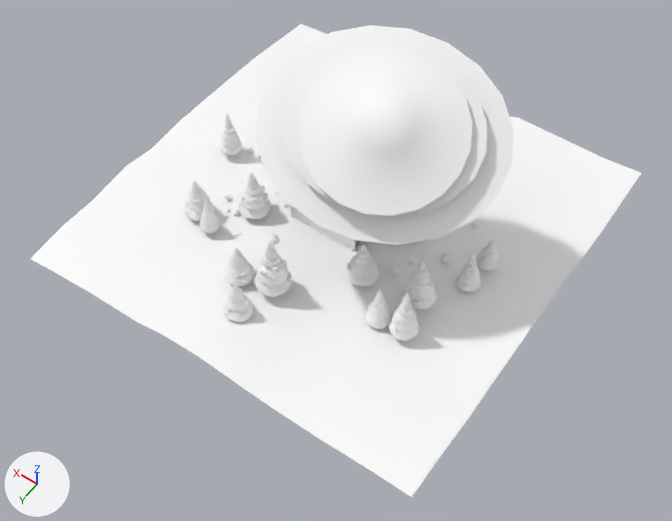
Renders of the FBX model Assets/Framework/Build/SZ10003/Arts/Model/10006/Model/Sc_JiangBingWu.fbx from each side of a commit.
Rendered twice from a camera (50 mm lens) standing at (-22.5, 32.5, 45.3) and looking at (-2.8, 4.9, 2.0). Arrows for +X, +Y and +Z are at lower left; the lights stay in place. Where no turn or scale is listed for an object, it has been applied to the vertices.

The scene before the commit, as lines of its bpy script (objects in view):
```python
me_mesh_001 = bpy.data.meshes.new('Mesh.001')
me_mesh_001.from_pydata(...)  # 61 vertices, 60 faces; spans x -5.27..5.25, y -4.31..4.37, z -2.28..2.45
me_mesh_001.materials.append(mat_cloud_m)  # its picture is missing
me_mesh_002 = bpy.data.meshes.new('Mesh.002')
me_mesh_002.from_pydata(...)  # 61 vertices, 60 faces; spans x -6.72..6.71, y -5.51..5.59, z -2.92..3.13
me_mesh_002.materials.append(mat_cloud_m)  # its picture is missing
me_mesh_003 = bpy.data.meshes.new('Mesh.003')
me_mesh_003.from_pydata(...)  # 61 vertices, 60 faces; spans x -4.44..4.4, y -4.07..4.13, z -2.21..2.34
me_mesh_003.materials.append(mat_cloud_m)  # its picture is missing
me_mesh_015 = bpy.data.meshes.new('Mesh.015')
me_mesh_015.from_pydata(...)  # 923 vertices, 772 faces; spans x -1.16..1.08, y -1.24..1.0, z 0.04..4.71
me_mesh_015.materials.append(mat_tree_m)  # its picture is missing
ob_cloud01 = bpy.data.objects.new('cloud01', me_mesh_002)
ob_cloud01.location = (-3.48, 1.39, 9.94)
ob_cloud02 = bpy.data.objects.new('cloud02', me_mesh_001)
ob_cloud02.location = (-3.72, 1.8, 10.76)
ob_cloud03 = bpy.data.objects.new('cloud03', me_mesh_003)
ob_cloud03.location = (-4.0, 2.16, 11.09)
ob_tree12 = bpy.data.objects.new('tree12', me_mesh_015)
ob_tree12.location = (-0.34, 7.98, 0.32)
# also in view: 'tree02' at (4.5, 3.6, 1.9); 'house' at (0.3, -2.0, 2.8); 'tree14' at (0.2, 10.4, 1.8); 'ground' at (0.0, 0.0, 0.0); 'tree17' at (-8.3, 5.9, 2.2)
```
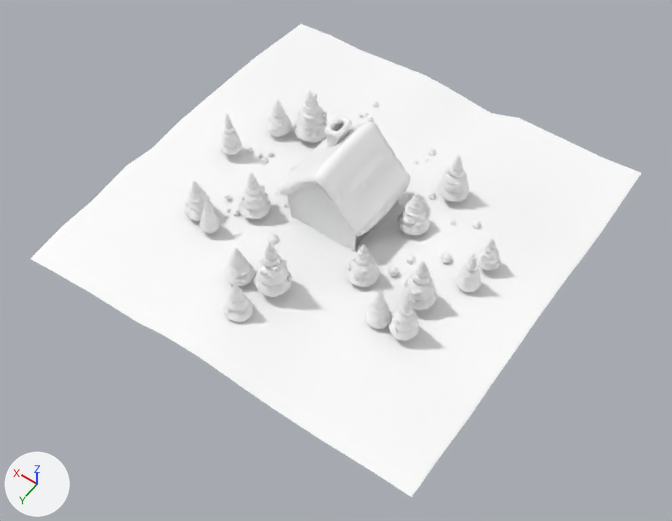
What differs and where, as boxes [x1, y1, x2, y2] in the pictures (672 x 521 px):
'cloud03', deleted
    before: [298, 46, 473, 216]
'cloud01', deleted
    before: [255, 25, 514, 245]
'cloud02', deleted
    before: [281, 42, 487, 217]
'house', unchanged, uncovered by the edit
    before: [224, 147, 480, 277]
    after: [224, 93, 480, 277]

The change, as a list of edits to the scene's bpy script:
```text
Remove ob_cloud01:
    ob_cloud01 = bpy.data.objects.new('cloud01', me_mesh_002)
    ob_cloud01.location = (-3.48, 1.39, 9.94)
Remove ob_cloud02:
    ob_cloud02 = bpy.data.objects.new('cloud02', me_mesh_001)
    ob_cloud02.location = (-3.72, 1.8, 10.76)
Remove ob_cloud03:
    ob_cloud03 = bpy.data.objects.new('cloud03', me_mesh_003)
    ob_cloud03.location = (-4.0, 2.16, 11.09)
```
